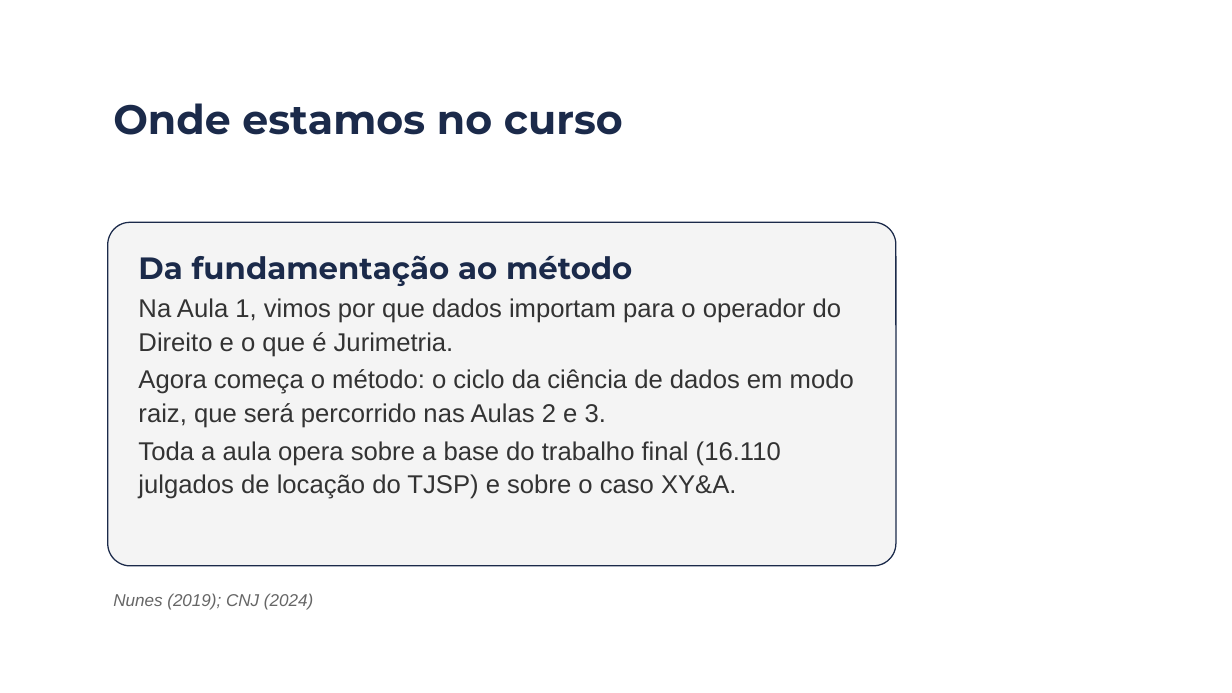
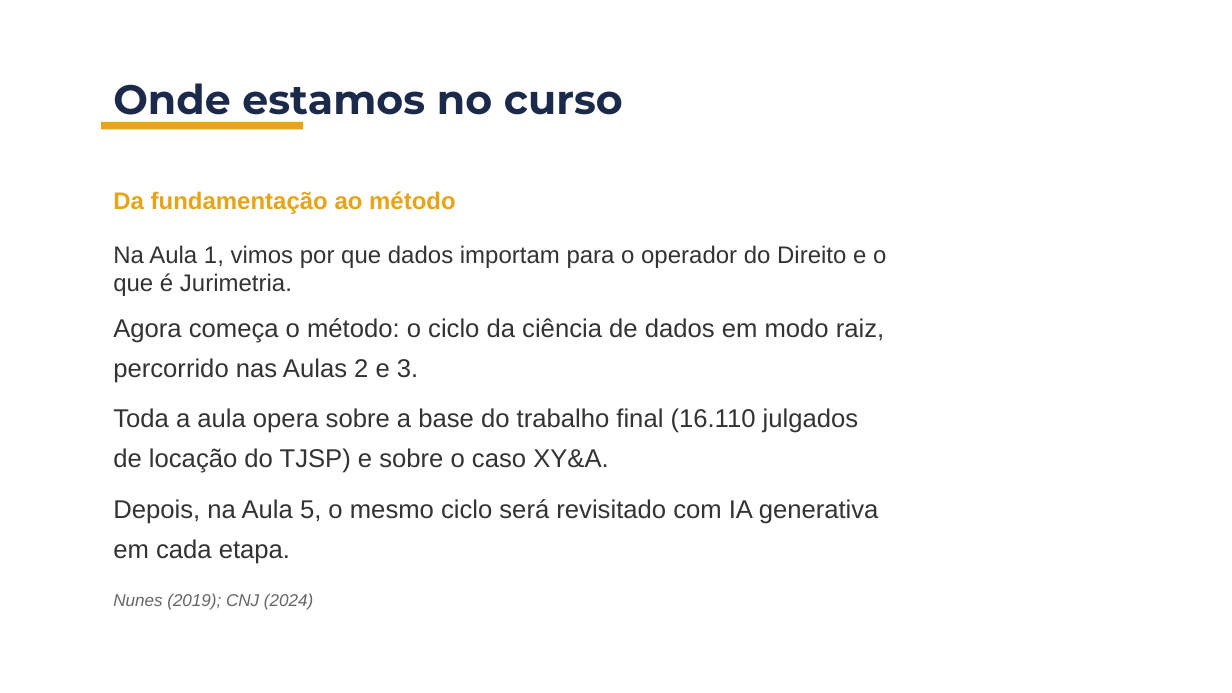
Before and after one commit to BrunoDaleffi/ibmec, a slide deck: slide 4 of aulas/aula_02/slides/aula2_bloco1_jurimetria.pptx. Drawn at 1232x693 pixels with LibreOffice and Linux fonts; fonts in the diff are those of the drawing; background and template pictures are left out. Boxes give left, top, right and bottom in pixels: in the first picture for what was removed or moved away, otherwise in the second. Text is boxed around its words. In the diff, an @@ line names an element or a change of style, - is before the commit and + after.

Commit message:
fix: correct layout and content in Aula 2 materials
Updated README.md to remove outdated warning about slide backgrounds and clarified the structure of the course content. Enhanced the build_aula2_bloco1.py script to ensure proper mapping of slide backgrounds according to the canonical layout established in Aula 1. Adjusted the build_capa function for improved header formatting. Updated the aula2_bloco1_jurimetria.pptx file to reflect these changes.

```diff
--- a/aulas/aula_02/slides/aula2_bloco1_jurimetria.pptx
+++ b/aulas/aula_02/slides/aula2_bloco1_jurimetria.pptx
@@ text "Onde estamos no curso" rewrapped from <box>113,103,623,135</box> to <box>113,83,623,125</box> @@
@@ rectangle added at <box>101,122,303,129</box>, fill #E8A317 @@
@@ text added at <box>113,191,456,214</box>, 14 pt, text #E8A317, bold @@
+Da fundamentação ao método
@@ text added at <box>113,245,886,292</box>, 14 pt, text #333333 @@
+Na Aula 1, vimos por que dados importam para o operador do Direito e o que é Jurimetria.
@@ text "Agora começa o método: o ...": place and size @@
-text "Agora começa o método: o ..." at <box>107,222,896,565</box>
+text "Agora começa o método: o ..." at <box>113,318,884,564</box>
@@ text "Agora começa o método: o ..." at <box>113,318,884,564</box>: fill #F4F4F4 to none; outline #1B2A4A 0.75 pt to none @@
@@ text at <box>113,318,884,383</box>: text changed @@
-Da fundamentação ao método
-Na Aula 1, vimos por que dados importam para o operador do Direito e o que é Jurimetria.
-Agora começa o método: o ciclo da ciência de dados em modo raiz, que será percorrido nas Aulas 2 e 3.
+Agora começa o método: o ciclo da ciência de dados em modo raiz, percorrido nas Aulas 2 e 3.
@@ text at <box>113,408,858,473</box>: line spacing 1.1 to 1.3; more space between paragraphs @@
@@ text at <box>113,499,879,564</box>: paragraph added @@
+Depois, na Aula 5, o mesmo ciclo será revisitado com IA generativa em cada etapa.
```
Also in this commit, not shown: 37 other slides changed, 1 slide added, 1 slide removed, 2 other files.
